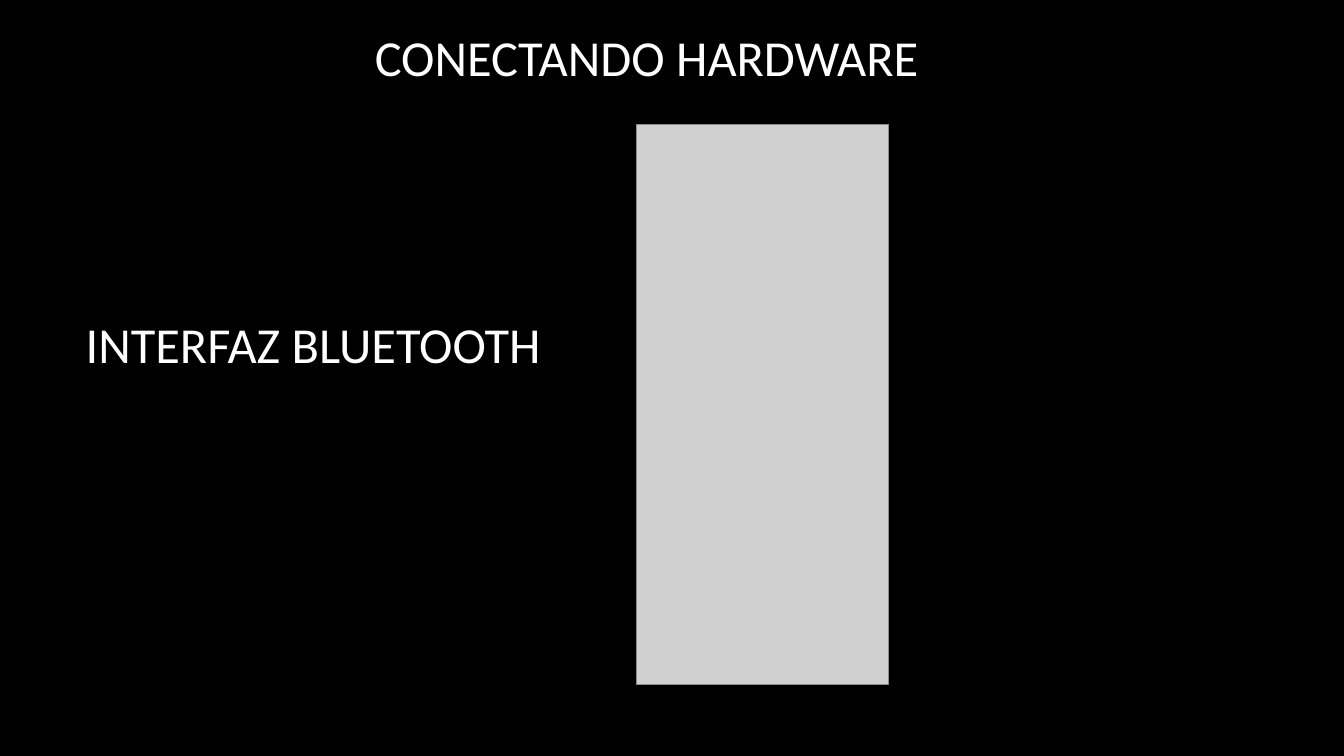
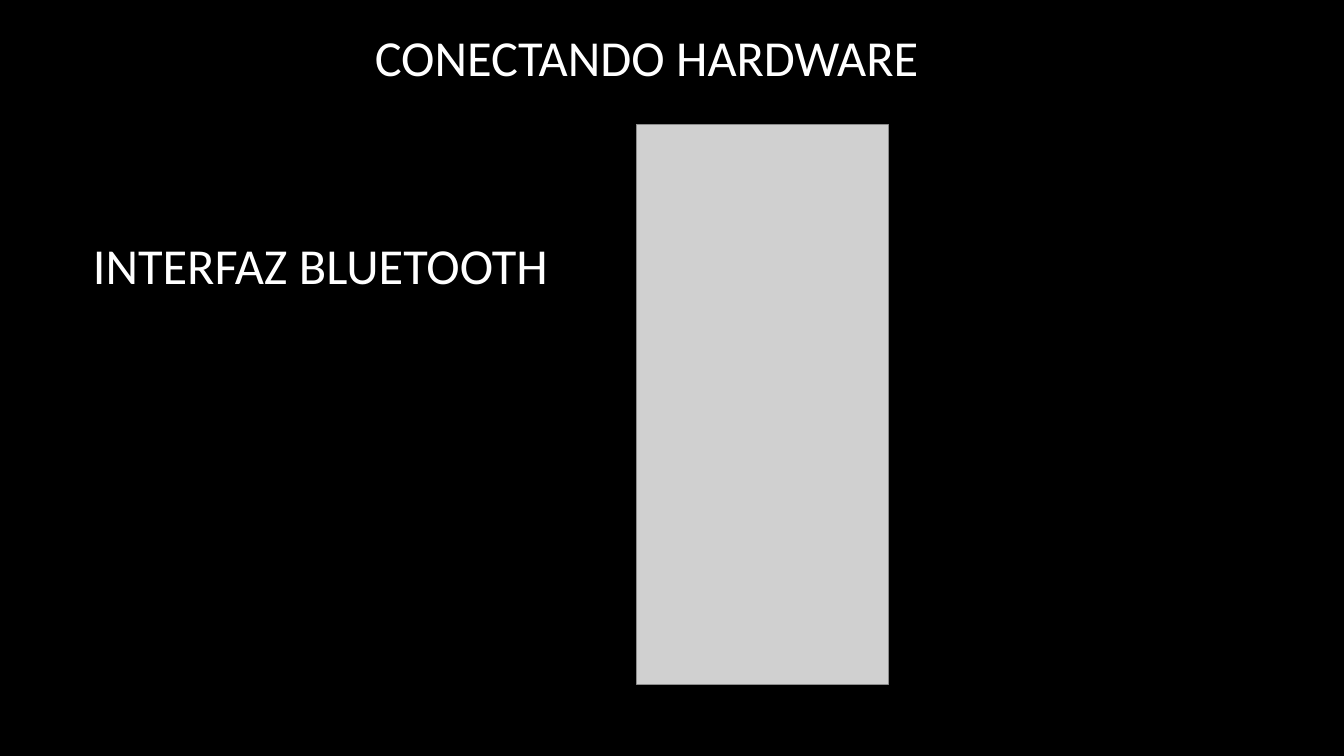
Before and after one commit to ISPC-TST-ARQUITECTURA-Y-CONECTIVIDAD/tarea7-grupo-6, a slide deck: slide 3 of Proyecto 1/Presentación/Grupo6_Proyecto1.pptx. Drawn at 1344x756 pixels with LibreOffice and Linux fonts; fonts in the diff are those of the drawing; grey boxes stand for pictures; background and template pictures are left out. Boxes give left, top, right and bottom in pixels: in the first picture for what was removed or moved away, otherwise in the second. Text is boxed around its words. In the diff, an @@ line names an element or a change of style, - is before the commit and + after.

```diff
--- a/Proyecto 1/Presentación/Grupo6_Proyecto1.pptx
+++ b/Proyecto 1/Presentación/Grupo6_Proyecto1.pptx
@@ text "INTERFAZ BLUETOOTH": place and size @@
-text "INTERFAZ BLUETOOTH" at bbox=[86, 330, 541, 364]
+text "INTERFAZ BLUETOOTH" at bbox=[93, 251, 548, 285]
```
Also in this commit, not shown: 1 slide added.
